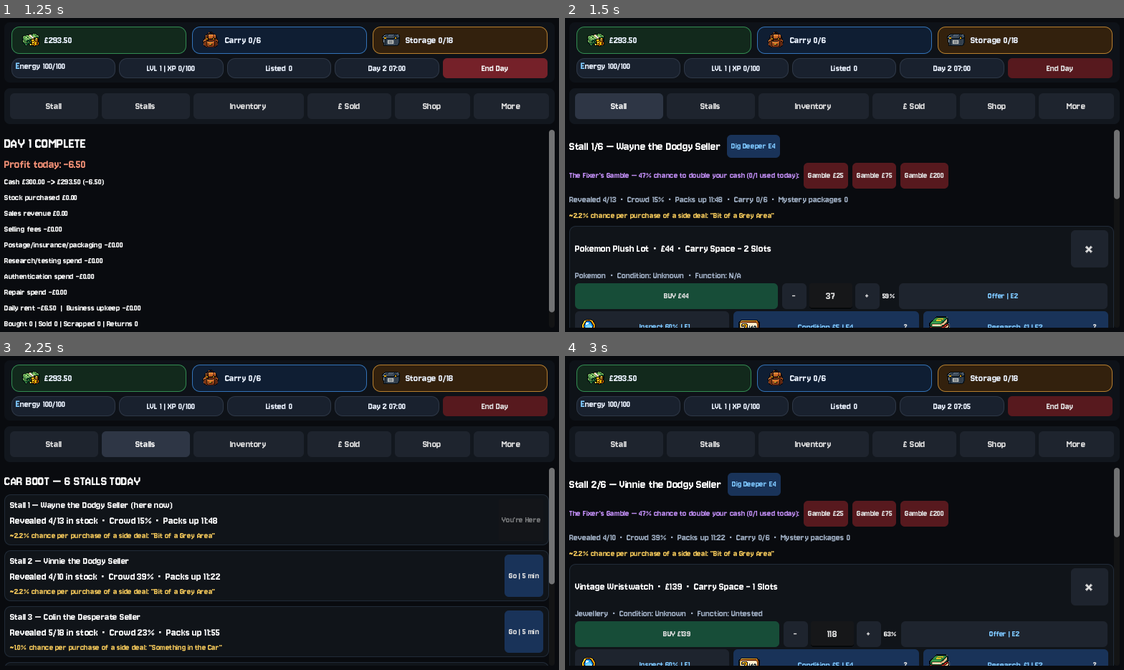
Above: before the commit, frames 1-4 (two rows, left to right).
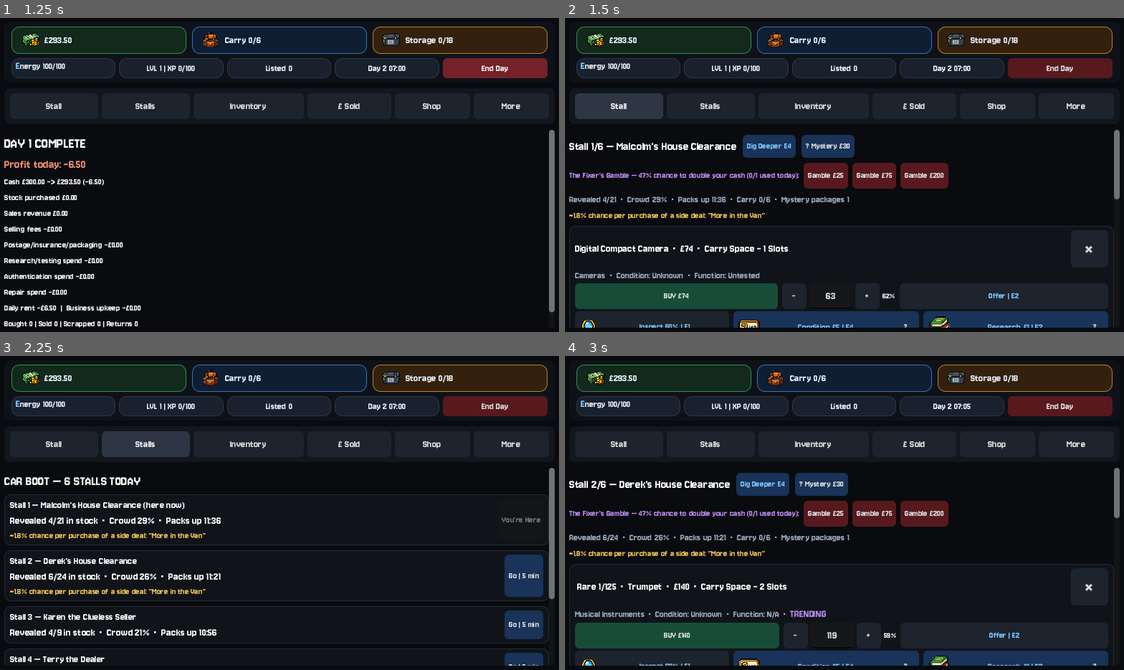
Above: after the commit, the same moments.

Repository: wmilburn1997-ai/car-boot-reseller
Game: Godot game, scene res://Main.tscn
Same seed, same stepped clock (60 frames per second), same inputs: the game is played once before the commit and once after it.
Inputs:
- Up to frame 1 (1.25 s): click "End Day" at 0.5 s
- Up to frame 2 (1.5 s): click "Stall" at 1.25 s
- Up to frame 3 (2.25 s): click "Stalls" at 2 s
- Up to frame 4 (3 s): click "Go | 5 min" at 2.75 s

Frame 1 is identical in both runs. In frame 2, 3.3% of the frame differs, in the area x 1-100%, y 37-90%; in frame 3, 4.7%, in the area x 0-100%, y 46-99%; in frame 4, 4.5%.

Commit message:
Fix repair challenge prerequisite check, raise fault chance rates ~40%

Diff:
--- a/main.gd
+++ b/main.gd
@@ -1135,10 +1135,15 @@
 	templates.shuffle()
 	var count = rng.randi_range(3, 5)
 	daily_challenges.clear()
-	for i in range(min(count, templates.size())):
-		var t = templates[i]
+	var added = 0
+	for t in templates:
+		if added >= count:
+			break
+		if t["type"] == "repairs_done" and toolbox_level <= 0:
+			continue
 		var target = rng.randi_range(t["min"], t["max"])
 		daily_challenges.append({"desc": t["desc_fmt"] % target, "type": t["type"], "target": target})
+		added += 1
 	daily_challenge_bonus_given = false
 
 func check_daily_challenge(challenge):
@@ -1518,31 +1523,31 @@
 	}
 
 func get_fault_chance(name, category, condition, seller_mult):
-	var base = 0.10
+	var base = 0.15
 	if name == "Nintendo DS Lite":
+		base = 0.24
+	elif name == "Game Boy Advance":
+		base = 0.18
+	elif name == "Digital Compact Camera":
+		base = 0.28
+	elif name == "35mm Film Camera":
+		base = 0.21
+	elif name == "Vintage SLR Camera":
+		base = 0.20
+	elif name == "35mm Lens":
+		base = 0.16
+	elif name == "Mini Hi-Fi":
+		base = 0.33
+	elif name == "Portable CD Player":
+		base = 0.30
+	elif name == "Cordless Drill":
+		base = 0.22
+	elif name == "Vintage Wristwatch":
+		base = 0.20
+	elif category == "Games":
 		base = 0.17
-	elif name == "Game Boy Advance":
-		base = 0.13
-	elif name == "Digital Compact Camera":
-		base = 0.20
-	elif name == "35mm Film Camera":
-		base = 0.15
-	elif name == "Vintage SLR Camera":
-		base = 0.14
-	elif name == "35mm Lens":
-		base = 0.11
-	elif name == "Mini Hi-Fi":
-		base = 0.24
-	elif name == "Portable CD Player":
-		base = 0.22
-	elif name == "Cordless Drill":
-		base = 0.16
-	elif name == "Vintage Wristwatch":
-		base = 0.14
-	elif category == "Games":
-		base = 0.12
 	elif category == "Electronics":
-		base = 0.20
+		base = 0.28
 	var condition_mod = float(7 - condition) * 0.018
 	return clamp((base + condition_mod) * seller_mult, 0.02, 0.70)
 
@@ -3702,6 +3707,10 @@
 	show_shop()
 
 var patch_notes = [
+	{"version": "Latest — 10/09/2026 06:10", "notes": [
+		"Fixed: Daily Challenges could ask you to Repair items before you'd bought Repair Tools, making it impossible to complete — now skipped until you've actually unlocked it",
+		"Raised base fault chance across the board by roughly 40% (e.g. average Electronics went from ~20% to ~28% chance of a fault) — Condition and Seller-type still scale it up or down from there as before",
+	]},
 	{"version": "Latest — 10/09/2026 05:45", "notes": [
 		"Added Daily Challenges: 3-5 random challenges each day (buy/sell/research/haggle/rarity-based), visible in the More tab showing live X/Y progress. Completing all of them in one day gives a bonus: +£75 and +30 XP",
 		"Added Level Unlocks screen in the More tab, showing your current Level, XP progress bar, and XP needed for next level",
Binary file changed: docs/index.icon.png
Not shown, changed: docs/index.html
Not shown, changed: docs/index.pck
